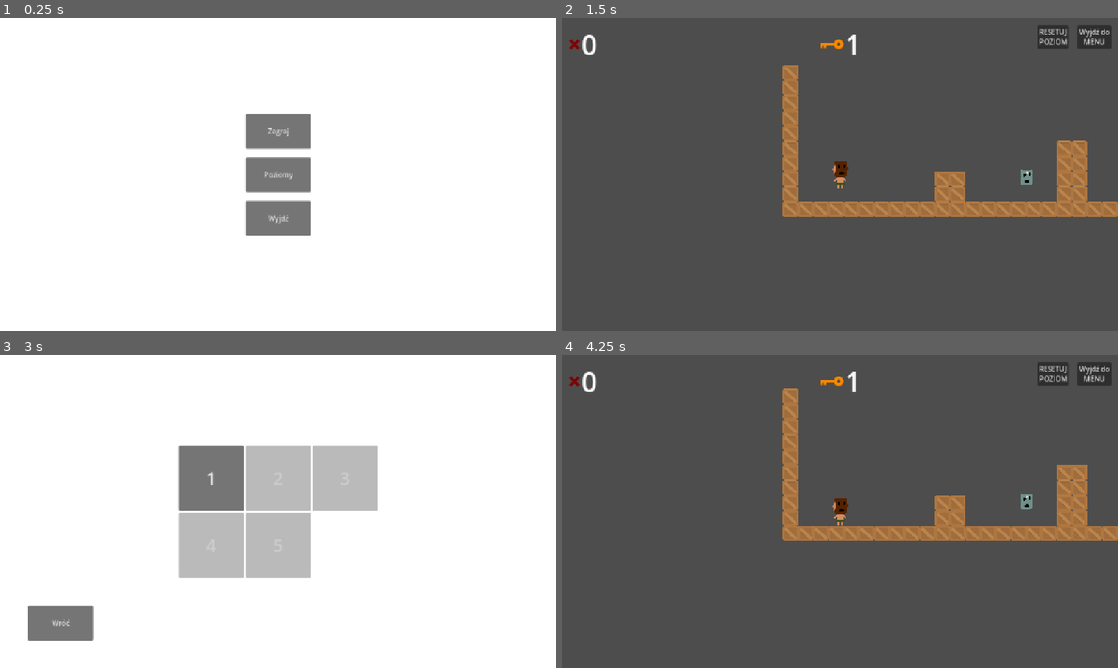
Above: before the commit, frames 1-4 (two rows, left to right).
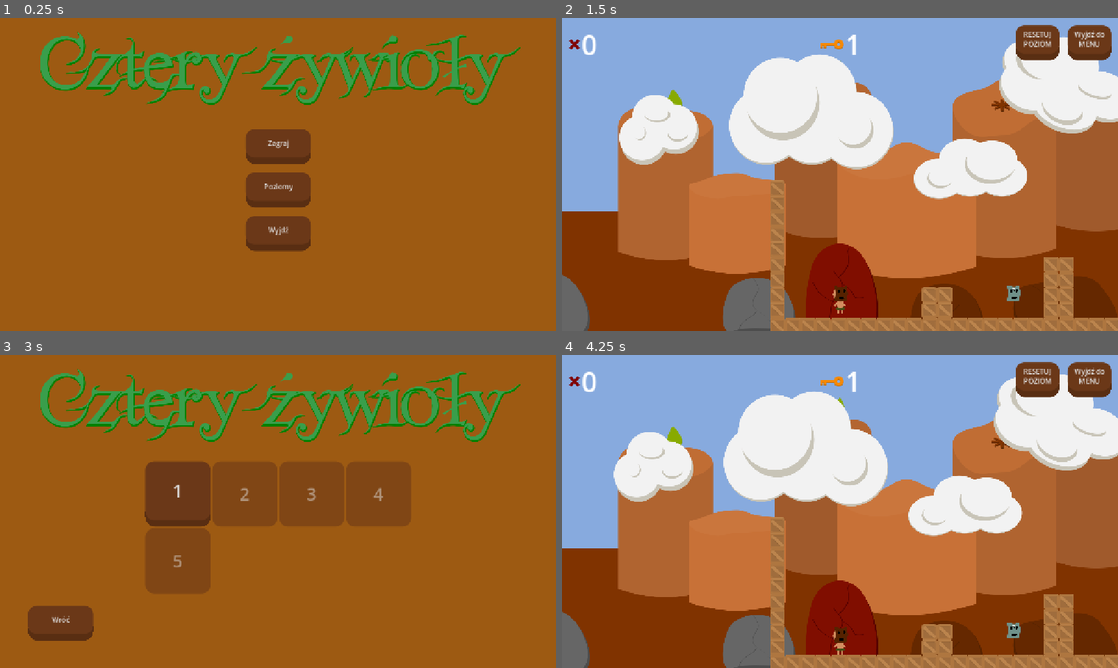
Above: after the commit, the same moments.

Repository: Nabiz/FourElements
Game: Godot game, scene res://Scenes/GUI/MainMenu.tscn
The game is run twice, just before and just after one commit, with the same random seed, the same clock (stepped at 60 frames per second) and the same inputs. The engine's default icon, where the game draws it, is replaced by a stand-in: a white triangle on a blue panel in a dark square.
Inputs:
- Up to frame 1 (0.25 s): no input
- Up to frame 2 (1.5 s): click "Zagraj" at 0.5 s; click "To ja zostanę Królem Szamanów…" at 1.25 s
- Up to frame 3 (3 s): click "Wyjdź do MENU" at 2 s; click "Poziomy" at 2.75 s
- Up to frame 4 (4.25 s): click "1" at 3.5 s

The runs differ from the first frame. In frame 1, 100% of the frame differs, in the area x 0-100%, y 0-100%; in frame 2, 98%; in frame 3, 100%; in frame 4, 98%.

Commit message:
add intro, add background

Diff:
--- a/Levels/NewTestLevel.tscn
+++ b/Levels/NewTestLevel.tscn
@@ -12,41 +12,43 @@
 [node name="NewTestLevel" type="Node2D"]
 
 [node name="Player" parent="." instance=ExtResource("1_kq6ib")]
-position = Vector2(-183, 66)
+position = Vector2(133, 635)
 
 [node name="TileMapLayer" type="TileMapLayer" parent="."]
+position = Vector2(286, 549)
 scale = Vector2(0.5, 0.5)
 tile_map_data = PackedByteArray("AAD3/wAAAQAAAAAAAAD3/wEAAQAAAAAAAAD3/wIAAQAAAAAAAAD3/wMAAQAAAAAAAAD3/wQAAQAAAAAAAAD4/w …(1440 unchanged characters)…
 tile_set = ExtResource("2_y27ds")
 
 [node name="WaterPath" parent="." instance=ExtResource("3_vvmau")]
-position = Vector2(1050, 170)
+position = Vector2(1336, 719)
 scale = Vector2(0.925, 1)
 
 [node name="WaterPath2" parent="." instance=ExtResource("3_vvmau")]
-position = Vector2(1574, 170)
+position = Vector2(1860, 719)
 scale = Vector2(0.925, 1)
 
 [node name="Masks" type="Node2D" parent="."]
+position = Vector2(286, 549)
 
-[node name="MaskPickup" parent="." instance=ExtResource("4_ubmvv")]
+[node name="MaskPickup" parent="Masks" instance=ExtResource("4_ubmvv")]
 position = Vector2(246, 84)
 element = 4
 
-[node name="MaskPickup2" parent="." instance=ExtResource("4_ubmvv")]
+[node name="MaskPickup2" parent="Masks" instance=ExtResource("4_ubmvv")]
 position = Vector2(592, 84)
 element = 3
 
-[node name="MaskPickup3" parent="." instance=ExtResource("4_ubmvv")]
+[node name="MaskPickup3" parent="Masks" instance=ExtResource("4_ubmvv")]
 position = Vector2(845, 84)
 element = 2
 
-[node name="MaskPickup4" parent="." instance=ExtResource("4_ubmvv")]
+[node name="MaskPickup4" parent="Masks" instance=ExtResource("4_ubmvv")]
 position = Vector2(1392, 104)
 element = 4
 
 [node name="FinishArea" parent="." node_paths=PackedStringArray("end_level_popup") instance=ExtResource("5_vvmau")]
-position = Vector2(1856, 75)
+position = Vector2(2145, 651)
 end_level_popup = NodePath("../EndLevelPopup")
 
 [node name="EndLevelPopup" parent="." instance=ExtResource("6_ubmvv")]
@@ -56,4 +58,4 @@
 finish_area = NodePath("../FinishArea")
 
 [node name="Key" parent="." instance=ExtResource("8_8d1as")]
-position = Vector2(2059, 66)
+position = Vector2(2347, 662)
--- a/Levels/TestLevel.tscn
+++ b/Levels/TestLevel.tscn
@@ -16,17 +16,18 @@
 
 [node name="MaskPickup" parent="." instance=ExtResource("2_iqcmb")]
 position = Vector2(691, 435)
+element = 4
 
 [node name="MaskPickup2" parent="." instance=ExtResource("2_iqcmb")]
 position = Vector2(332, 602)
-element = 2
+element = 4
 
 [node name="MaskPickup3" parent="." instance=ExtResource("2_iqcmb")]
 position = Vector2(184, 589)
 
 [node name="MaskPickup6" parent="." instance=ExtResource("2_iqcmb")]
 position = Vector2(1070, 584)
-element = 2
+element = 4
 
 [node name="MaskPickup4" parent="." instance=ExtResource("2_iqcmb")]
 position = Vector2(922, 480)
@@ -50,7 +51,7 @@
 scale = Vector2(1.2, 1)
 
 [node name="FinishArea" parent="." node_paths=PackedStringArray("end_level_popup") instance=ExtResource("5_voj1p")]
-position = Vector2(907, 577)
+position = Vector2(1082, 193)
 end_level_popup = NodePath("../EndLevelPopup")
 
 [node name="EndLevelPopup" parent="." instance=ExtResource("6_voj1p")]
--- /dev/null
+++ b/Resources/theme.tres
@@ -0,0 +1,43 @@
+[gd_resource type="Theme" load_steps=7 format=3 uid="uid://b5cjnydq4hbi5"]
+
+[sub_resource type="StyleBoxFlat" id="StyleBoxFlat_ho8mu"]
+bg_color = Color(0.419608, 0.219608, 0.0941176, 0.588235)
+border_color = Color(0.34902, 0.180392, 0.0705882, 0.588235)
+corner_radius_top_left = 20
+corner_radius_top_right = 20
+corner_radius_bottom_right = 20
+corner_radius_bottom_left = 20
+
+[sub_resource type="StyleBoxFlat" id="StyleBoxFlat_1vh5h"]
+bg_color = Color(0.419608, 0.219608, 0.0941176, 1)
+border_width_bottom = 15
+border_color = Color(0.349567, 0.178797, 0.0715238, 1)
+corner_radius_top_left = 20
+corner_radius_top_right = 20
+corner_radius_bottom_right = 20
+corner_radius_bottom_left = 20
+
+[sub_resource type="StyleBoxFlat" id="StyleBoxFlat_luv3h"]
+bg_color = Color(0.419608, 0.219608, 0.0941176, 1)
+border_width_top = 15
+border_color = Color(0.34902, 0.180392, 0.0705882, 0)
+corner_radius_top_left = 20
+corner_radius_top_right = 20
+corner_radius_bottom_right = 20
+corner_radius_bottom_left = 20
+
+[sub_resource type="Gradient" id="Gradient_1vh5h"]
+colors = PackedColorArray(0.615686, 0.352941, 0.0705882, 1, 0.615686, 0.352941, 0.0705882, 1)
+
+[sub_resource type="GradientTexture1D" id="GradientTexture1D_ho8mu"]
+gradient = SubResource("Gradient_1vh5h")
+
+[sub_resource type="StyleBoxTexture" id="StyleBoxTexture_luv3h"]
+texture = SubResource("GradientTexture1D_ho8mu")
+
+[resource]
+Button/styles/disabled = SubResource("StyleBoxFlat_ho8mu")
+Button/styles/hover = SubResource("StyleBoxFlat_1vh5h")
+Button/styles/normal = SubResource("StyleBoxFlat_1vh5h")
+Button/styles/pressed = SubResource("StyleBoxFlat_luv3h")
+Panel/styles/panel = SubResource("StyleBoxTexture_luv3h")
--- /dev/null
+++ b/Scenes/Autoloads/SoundManagerAutoload.tscn
@@ -0,0 +1,37 @@
+[gd_scene load_steps=10 format=3 uid="uid://ctrkbuppq7nbs"]
+
+[ext_resource type="Script" uid="uid://bjbcjhbx4ktqw" path="res://Scripts/Managers/SoundManager.gd" id="1_o3t63"]
+[ext_resource type="AudioStream" uid="uid://jk2eres5osan" path="res://Assets/SFX/fire.ogg" id="2_11ih6"]
+[ext_resource type="AudioStream" uid="uid://cwrfxcm3qy0gs" path="res://Assets/SFX/water.wav" id="3_gnq2m"]
+[ext_resource type="AudioStream" uid="uid://tt86win0mkfr" path="res://Assets/SFX/earth.ogg" id="4_rkghj"]
+[ext_resource type="AudioStream" uid="uid://cn10lsltil7wj" path="res://Assets/SFX/air.wav" id="5_wxvyw"]
+[ext_resource type="AudioStream" uid="uid://do6qc0t5xy5y2" path="res://Assets/Soundtrack/tad_-_unexplored_-_expanded_1_by_bo_jingles.mp3" id="6_rkghj"]
+[ext_resource type="AudioStream" uid="uid://cmg7bff48gtt2" path="res://Assets/Soundtrack/a_newcomer_full.wav" id="7_wxvyw"]
+[ext_resource type="AudioStream" uid="uid://y3ampefo8alo" path="res://Assets/SFX/intro.mp3" id="8_ip3dx"]
+[ext_resource type="AudioStream" uid="uid://ckcowsv5he3tf" path="res://Assets/SFX/outro.mp3" id="9_jy21v"]
+
+[node name="SoundManagerAutoload" type="Node" node_paths=PackedStringArray("sfx_audio1", "sfx_audio2", "sfx_audio3", "music_audio")]
+process_mode = 3
+script = ExtResource("1_o3t63")
+sfx_audio1 = NodePath("SFXAudio")
+sfx_audio2 = NodePath("SFXAudio2")
+sfx_audio3 = NodePath("SFXAudio3")
+music_audio = NodePath("MusicPlayer")
+fire_sound = ExtResource("2_11ih6")
+water_sound = ExtResource("3_gnq2m")
+earth_sound = ExtResource("4_rkghj")
+air_sound = ExtResource("5_wxvyw")
+menu_music = ExtResource("6_rkghj")
+level_music = ExtResource("7_wxvyw")
+intro_sound = ExtResource("8_ip3dx")
+outro_sound = ExtResource("9_jy21v")
+
+[node name="SFXAudio" type="AudioStreamPlayer" parent="."]
+
+[node name="SFXAudio2" type="AudioStreamPlayer" parent="."]
+
+[node name="SFXAudio3" type="AudioStreamPlayer" parent="."]
+volume_db = 5.0
+
+[node name="MusicPlayer" type="AudioStreamPlayer" parent="."]
+volume_db = -20.0
--- a/Scenes/GUI/EndLevelPopup.tscn
+++ b/Scenes/GUI/EndLevelPopup.tscn
@@ -38,9 +38,13 @@
 
 [node name="Label" type="Label" parent="Panel/VBoxContainer"]
 layout_mode = 2
+theme_override_font_sizes/font_size = 32
 text = "Brawo Szamanie!"
+horizontal_alignment = 1
+vertical_alignment = 1
 
 [node name="Button" type="Button" parent="Panel/VBoxContainer"]
+custom_minimum_size = Vector2(200, 50)
 layout_mode = 2
 text = "Następny poziom"
 
--- a/Scenes/GUI/GUI.tscn
+++ b/Scenes/GUI/GUI.tscn
@@ -6,9 +6,13 @@
 [ext_resource type="Texture2D" uid="uid://b6ml2ofd7iwi8" path="res://Assets/Elements/fire.png" id="2_pu3jy"]
 [ext_resource type="Texture2D" uid="uid://cnu1e2ti2ywos" path="res://Assets/Elements/water.png" id="3_fexrg"]
 [ext_resource type="Texture2D" uid="uid://hw2jiubd6fbq" path="res://Assets/Elements/earth.png" id="4_wf68y"]
+[ext_resource type="Texture2D" uid="uid://canibehu25q6c" path="res://Assets/Background/farBackground.png" id="7_7fy40"]
 [ext_resource type="Texture2D" uid="uid://bnluu0vc205a0" path="res://Assets/Props/key.png" id="7_wf68y"]
+[ext_resource type="Texture2D" uid="uid://ohk43tmr6l5i" path="res://Assets/Background/cloudMidBackground.png" id="8_e1ed1"]
+[ext_resource type="Texture2D" uid="uid://bwvy31kw8ydjq" path="res://Assets/Background/closeBackground.png" id="9_234st"]
 
 [node name="GUI" type="CanvasLayer" node_paths=PackedStringArray("element_texture_rect", "ammo_label", "key_label")]
+process_mode = 3
 script = ExtResource("1_17j7b")
 element_texture_rect = NodePath("MarginContainer/HBoxContainer/TextureRect")
 ammo_label = NodePath("MarginContainer/HBoxContainer/Label")
@@ -18,6 +22,35 @@
 water_texture = ExtResource("3_fexrg")
 earth_texture = ExtResource("4_wf68y")
 air_texture = ExtResource("1_linlh")
+
+[node name="ParallaxBackground" type="ParallaxBackground" parent="."]
+
+[node name="ParallaxLayer" type="ParallaxLayer" parent="ParallaxBackground"]
+motion_scale = Vector2(0, 0)
+
+[node name="Far" type="Sprite2D" parent="ParallaxBackground/ParallaxLayer"]
+scale = Vector2(0.667, 0.667)
+texture = ExtResource("7_7fy40")
+centered = false
+
+[node name="CloudLayer" type="ParallaxLayer" parent="ParallaxBackground"]
+unique_name_in_owner = true
+motion_scale = Vector2(0.2, 0.2)
+motion_mirroring = Vector2(2560, 0)
+
+[node name="Far" type="Sprite2D" parent="ParallaxBackground/CloudLayer"]
+scale = Vector2(0.667, 0.667)
+texture = ExtResource("8_e1ed1")
+centered = false
+
+[node name="RocksLayer" type="ParallaxLayer" parent="ParallaxBackground"]
+motion_scale = Vector2(0.7, 0.7)
+motion_mirroring = Vector2(3840, 0)
+
+[node name="Rocks" type="Sprite2D" parent="ParallaxBackground/RocksLayer"]
+scale = Vector2(0.667, 0.667)
+texture = ExtResource("9_234st")
+centered = false
 
 [node name="MarginContainer" type="MarginContainer" parent="."]
 offset_right = 40.0
@@ -53,12 +86,14 @@
 theme_override_constants/separation = 20
 
 [node name="ResetButton" type="Button" parent="MarginContainer2/HBoxContainer"]
+custom_minimum_size = Vector2(100, 80)
 layout_mode = 2
 size_flags_horizontal = 8
 text = "RESETUJ
 POZIOM"
 
 [node name="MenuButton" type="Button" parent="MarginContainer2/HBoxContainer"]
+custom_minimum_size = Vector2(100, 80)
 layout_mode = 2
 size_flags_horizontal = 8
 text = "Wyjdź do
--- a/Scenes/GUI/Intro.tscn
+++ b/Scenes/GUI/Intro.tscn
@@ -1,8 +1,127 @@
-[gd_scene load_steps=2 format=3 uid="uid://c074qn4q1gars"]
+[gd_scene load_steps=10 format=3 uid="uid://c074qn4q1gars"]
 
 [ext_resource type="Script" uid="uid://b7bwttejo6ga1" path="res://Scripts/GUI/Intro.gd" id="1_w7sfs"]
-
-[node name="Intro" type="Control"]
+[ext_resource type="Texture2D" uid="uid://b6ml2ofd7iwi8" path="res://Assets/Elements/fire.png" id="2_ug5lx"]
+[ext_resource type="Texture2D" uid="uid://cnu1e2ti2ywos" path="res://Assets/Elements/water.png" id="3_xkxkw"]
+[ext_resource type="Texture2D" uid="uid://hw2jiubd6fbq" path="res://Assets/Elements/earth.png" id="4_an2ni"]
+[ext_resource type="Texture2D" uid="uid://bh5g48w1u1mdy" path="res://Assets/Elements/air.png" id="5_p87ff"]
+[ext_resource type="Theme" uid="uid://b5cjnydq4hbi5" path="res://Resources/theme.tres" id="6_an2ni"]
+
+[sub_resource type="Animation" id="Animation_xkxkw"]
+length = 0.001
+tracks/0/type = "value"
+tracks/0/imported = false
+tracks/0/enabled = true
+tracks/0/path = NodePath("ElementContainer:modulate")
+tracks/0/interp = 1
+tracks/0/loop_wrap = true
+tracks/0/keys = {
+"times": PackedFloat32Array(0),
+"transitions": PackedFloat32Array(1),
+"update": 0,
+"values": [Color(1, 1, 1, 1)]
+}
+tracks/1/type = "value"
+tracks/1/imported = false
+tracks/1/enabled = true
+tracks/1/path = NodePath(".:show_element_index")
+tracks/1/interp = 1
+tracks/1/loop_wrap = true
+tracks/1/keys = {
+"times": PackedFloat32Array(0),
+"transitions": PackedFloat32Array(1),
+"update": 1,
+"values": [0]
+}
+tracks/2/type = "value"
+tracks/2/imported = false
+tracks/2/enabled = true
+tracks/2/path = NodePath("ElementContainer:visible")
+tracks/2/interp = 1
+tracks/2/loop_wrap = true
+tracks/2/keys = {
+"times": PackedFloat32Array(0),
+"transitions": PackedFloat32Array(1),
+"update": 1,
+"values": [false]
+}
+
+[sub_resource type="Animation" id="Animation_w7sfs"]
+resource_name = "intro"
+length = 32.0
+tracks/0/type = "method"
+tracks/0/imported = false
+tracks/0/enabled = true
+tracks/0/path = NodePath(".")
+tracks/0/interp = 1
+tracks/0/loop_wrap = true
+tracks/0/keys = {
+"times": PackedFloat32Array(0, 0.533333, 2.43333, 4.43333, 6.76667, 10.0333),
+"transitions": PackedFloat32Array(1, 1, 1, 1, 1, 1),
+"values": [{
+"args": [],
+"method": &"play_intro_sound"
+}, {
+"args": [],
+"method": &"present_element"
+}, {
+"args": [],
+"method": &"present_element"
+}, {
+"args": [],
+"method": &"present_element"
+}, {
+"args": [],
+"method": &"present_element"
+}, {
+"args": [],
+"method": &"play_typewriter_intro"
+}]
+}
+tracks/1/type = "value"
+tracks/1/imported = false
+tracks/1/enabled = true
+tracks/1/path = NodePath("ElementContainer:modulate")
+tracks/1/interp = 1
+tracks/1/loop_wrap = true
+tracks/1/keys = {
+"times": PackedFloat32Array(0, 0.566667, 0.766667, 1.8, 2, 2.73333, 2.93333, 3.76667, 4, 4.66667, 4.86667, 6.1, 6.33333, 7.13333, 7.33333, 8.76667, 9, 10),
+"transitions": PackedFloat32Array(1, 1, 1, 1, 1, 1, 1, 1, 1, 1, 1, 1, 1, 1, 1, 1, 1, 1),
+"update": 0,
+"values": [Color(1, 1, 1, 0), Color(1, 1, 1, 0.0217391), Color(1, 1, 1, 1), Color(1, 1, 1, 1), Color(1, 1, 1, 0.00120771), Color(1, 1, 1, 0.00120771), Color(1, 1, 1, 1), Color(1, 1, 1, 1), Color(1, 1, 1, 0.00120771), Color(1, 1, 1, 0.00120771), Color(1, 1, 1, 1), Color(1, 1, 1, 1), Color(1, 1, 1, 0.00120771), Color(1, 1, 1, 0.00120771), Color(1, 1, 1, 1), Color(1, 1, 1, 1), Color(1, 1, 1, 0.00120771), Color(1, 1, 1, 0.00120771)]
+}
+tracks/2/type = "value"
+tracks/2/imported = false
+tracks/2/enabled = true
+tracks/2/path = NodePath(".:show_element_index")
+tracks/2/interp = 1
+tracks/2/loop_wrap = true
+tracks/2/keys = {
+"times": PackedFloat32Array(0, 2.26667, 4.3, 6.66667),
+"transitions": PackedFloat32Array(1, 1, 1, 1),
+"update": 1,
+"values": [0, 1, 2, 3]
+}
+tracks/3/type = "value"
+tracks/3/imported = false
+tracks/3/enabled = true
+tracks/3/path = NodePath("ElementContainer:visible")
+tracks/3/interp = 1
+tracks/3/loop_wrap = true
+tracks/3/keys = {
+"times": PackedFloat32Array(0.4),
+"transitions": PackedFloat32Array(1),
+"update": 1,
+"values": [true]
+}
+
+[sub_resource type="AnimationLibrary" id="AnimationLibrary_ug5lx"]
+_data = {
+&"RESET": SubResource("Animation_xkxkw"),
+&"intro": SubResource("Animation_w7sfs")
+}
+
+[node name="Intro" type="Control" node_paths=PackedStringArray("animation", "textureRect", "element_label")]
 layout_mode = 3
 anchors_preset = 15
 anchor_right = 1.0
@@ -10,6 +129,20 @@
 grow_horizontal = 2
 grow_vertical = 2
 script = ExtResource("1_w7sfs")
+animation = NodePath("AnimationPlayer")
+textureRect = NodePath("ElementContainer/TextureRect")
+element_label = NodePath("ElementContainer/Label")
+elements = Array[Texture]([ExtResource("2_ug5lx"), ExtResource("3_xkxkw"), ExtResource("4_an2ni"), ExtResource("5_p87ff")])
+full_text = "Ogień, Woda, Ziemia, Powietrze!
+Tylko ten, kto opanuje moc masek,
+zostanie mistrzem czterech żywiołów
+i zyska miano KRÓLA SZAMANÓW!!!"
+
+[node name="ColorRect" type="ColorRect" parent="."]
+custom_minimum_size = Vector2(1280, 720)
+offset_right = 1280.0
+offset_bottom = 720.0
+color = Color(0.615582, 0.354781, 0.0703993, 1)
 
 [node name="MarginContainer" type="MarginContainer" parent="."]
 layout_mode = 1
@@ -26,7 +159,62 @@
 theme_override_constants/margin_bottom = 25
 
 [node name="PlayButton" type="Button" parent="MarginContainer"]
+custom_minimum_size = Vector2(300, 100)
 layout_mode = 2
-text = "To ja zostanę Królem Szamanów!!!"
+theme = ExtResource("6_an2ni")
+theme_override_font_sizes/font_size = 24
+text = "To ja zostanę
+Królem Szamanów!!!"
+
+[node name="AnimationPlayer" type="AnimationPlayer" parent="."]
+libraries = {
+&"": SubResource("AnimationLibrary_ug5lx")
+}
+
+[node name="ElementContainer" type="VBoxContainer" parent="."]
+unique_name_in_owner = true
+visible = false
+layout_mode = 1
+anchors_preset = 8
+anchor_left = 0.5
+anchor_top = 0.5
+anchor_right = 0.5
+anchor_bottom = 0.5
+offset_left = -20.0
+offset_top = -20.0
+offset_right = 20.0
+offset_bottom = 20.0
+grow_horizontal = 2
+grow_vertical = 2
+
+[node name="TextureRect" type="TextureRect" parent="ElementContainer"]
+layout_mode = 2
+texture = ExtResource("2_ug5lx")
+expand_mode = 4
+stretch_mode = 5
+
+[node name="Label" type="Label" parent="ElementContainer"]
+layout_mode = 2
+theme_override_colors/font_color = Color(1, 0, 0, 1)
+theme_override_font_sizes/font_size = 72
+text = "OGIEŃ!"
+
+[node name="IntroLabel" type="Label" parent="."]
+unique_name_in_owner = true
+layout_mode = 1
+anchors_preset = 8
+anchor_left = 0.5
+anchor_top = 0.5
+anchor_right = 0.5
+anchor_bottom = 0.5
+offset_left = -20.0
+offset_top = -11.5
+offset_right = 20.0
+offset_bottom = 11.5
+grow_horizontal = 2
+grow_vertical = 2
+theme_override_font_sizes/font_size = 64
+horizontal_alignment = 1
+vertical_alignment = 1
 
 [connection signal="pressed" from="MarginContainer/PlayButton" to="." method="_on_play_button_pressed"]
--- a/Scenes/GUI/MainMenu.tscn
+++ b/Scenes/GUI/MainMenu.tscn
@@ -1,6 +1,7 @@
-[gd_scene load_steps=2 format=3 uid="uid://dmfbkxe52mhcn"]
+[gd_scene load_steps=3 format=3 uid="uid://dmfbkxe52mhcn"]
 
 [ext_resource type="Script" uid="uid://bv7kh2ofiih3t" path="res://Scripts/GUI/MainMenu.gd" id="1_ocgay"]
+[ext_resource type="Texture2D" uid="uid://d4f62p6edq0ld" path="res://Assets/title.png" id="2_6d82g"]
 
 [node name="MainMenu" type="Control" node_paths=PackedStringArray("main_container", "level_select_container", "back_button")]
 layout_mode = 3
@@ -21,14 +22,28 @@
 layout_mode = 0
 offset_right = 40.0
 offset_bottom = 40.0
+color = Color(0.615582, 0.354781, 0.0703993, 1)
+
+[node name="TextureRect" type="TextureRect" parent="."]
+layout_mode = 1
+anchors_preset = 5
+anchor_left = 0.5
+anchor_right = 0.5
+offset_left = -549.5
+offset_top = 30.0
+offset_right = 557.5
+offset_bottom = 199.0
+grow_horizontal = 2
+texture = ExtResource("2_6d82g")
+expand_mode = 1
 
 [node name="VBoxContainer" type="VBoxContainer" parent="."]
 layout_mode = 1
-anchors_preset = 8
-anchor_left = 0.5
-anchor_top = 0.5
-anchor_right = 0.5
-anchor_bottom = 0.5
+anchors_preset = -1
+anchor_left = 0.444531
+anchor_top = 0.368056
+anchor_right = 0.555469
+anchor_bottom = 0.729167
 offset_left = -4.0
 offset_top = -10.0
 offset_right = 4.0
@@ -36,6 +51,7 @@
 grow_horizontal = 2
 grow_vertical = 2
 theme_override_constants/separation = 20
+metadata/_edit_use_anchors_ = true
 
 [node name="PlayButton" type="Button" parent="VBoxContainer"]
 custom_minimum_size = Vector2(150, 80)
@@ -55,18 +71,19 @@
 [node name="LevelSelectContainer" type="GridContainer" parent="."]
 visible = false
 layout_mode = 1
-anchors_preset = 8
+anchors_preset = -1
 anchor_left = 0.5
-anchor_top = 0.5
+anchor_top = 0.55
 anchor_right = 0.5
-anchor_bottom = 0.5
+anchor_bottom = 0.55
 offset_left = -20.0
 offset_top = -20.0
 offset_right = 20.0
 offset_bottom = 20.0
 grow_horizontal = 2
 grow_vertical = 2
-columns = 3
+columns = 4
+metadata/_edit_use_anchors_ = true
 
 [node name="MarginContainer" type="MarginContainer" parent="."]
 layout_mode = 1
--- a/Scripts/GUI/GUI.gd
+++ b/Scripts/GUI/GUI.gd
@@ -16,6 +16,9 @@
 static var instance: GUI
 func _enter_tree() -> void:
 	instance = self
+
+func _process(delta: float) -> void:
+	%CloudLayer.motion_offset.x -= 25 * delta
 
 func change_element(element: MaskManager.Element) -> void:
 	match element:
@@ -40,4 +43,5 @@
 	LevelManagerAutoload.restart_level()
 
 func _on_menu_button_pressed() -> void:
+	get_tree().paused = false
 	LevelManagerAutoload.load_menu()
--- a/Scripts/GUI/Intro.gd
+++ b/Scripts/GUI/Intro.gd
@@ -1,4 +1,41 @@
 extends Control
+
+@export var animation: AnimationPlayer
+
+@export var textureRect: TextureRect
+@export var element_label: Label
+
+@export var show_element_index = 0
+@export var elements: Array[Texture]
+@onready var elements_texts: Array[String] = ["Ogień!", "Woda!", "Ziemia", "Powietrze"]
+@onready var colors: Array[Color] = [Color.DARK_RED, Color.ROYAL_BLUE, Color.SADDLE_BROWN, Color.SKY_BLUE]
+
+@export_multiline var full_text: String
+
+func _ready() -> void:
+	play_intro()
 
 func _on_play_button_pressed() -> void:
 	LevelManagerAutoload.change_level(0)
+	SoundManagerAutoload.sfx_audio3.stop()
+
+func play_intro():
+	animation.play("intro")
+
+func play_intro_sound():
+	SoundManagerAutoload.play_intro()
+
+func present_element():
+	textureRect.texture = elements[show_element_index]
+	element_label.add_theme_color_override("font_color", colors[show_element_index])
+	element_label.text = elements_texts[show_element_index]
+
+func play_typewriter_intro():
+	var label = %IntroLabel
+	label.text = full_text
+	label.visible_ratio = 0.0
+
+	var tween = create_tween()
+	tween.tween_property(label, "visible_ratio", 1.0, 10.0).set_trans(Tween.TRANS_LINEAR).from(0.24)
+
+	await tween.finished
--- a/Scripts/GUI/MainMenu.gd
+++ b/Scripts/GUI/MainMenu.gd
@@ -7,6 +7,7 @@
 
 func _ready() -> void:
 	update_unlocked_levels()
+	SoundManagerAutoload.play_music(SoundManagerAutoload.menu_music)
 
 func update_unlocked_levels():
 	var level_buttons = level_select_container.get_children()
--- a/Scripts/Managers/LevelManager.gd
+++ b/Scripts/Managers/LevelManager.gd
@@ -19,6 +19,7 @@
 	current_level_index = level_index
 	current_level = level_scenes[current_level_index]
 	get_tree().change_scene_to_packed(current_level)
+	SoundManagerAutoload.play_music(SoundManagerAutoload.level_music)
 
 func restart_level():
 	change_level(current_level_index)
--- /dev/null
+++ b/Scripts/Managers/SoundManager.gd
@@ -0,0 +1,35 @@
+class_name SoundManager
+extends Node
+
+@export var sfx_audio1: AudioStreamPlayer
+@export var sfx_audio2: AudioStreamPlayer
+@export var sfx_audio3: AudioStreamPlayer
+
+@export var music_audio: AudioStreamPlayer
+
+@export_subgroup("Sounds")
+@export var fire_sound: AudioStream
+@export var water_sound: AudioStream
+@export var earth_sound: AudioStream
+@export var air_sound: AudioStream
+
+@export_subgroup("Music")
+@export var menu_music: AudioStream
+@export var level_music: AudioStream
+
+@export_subgroup("Narative")
+@export var intro_sound: AudioStream
+@export var outro_sound: AudioStream
+
+func play_sound(sound: AudioStream):
+	pass
+
+func play_music(music):
+	music_audio.stop()
+	music_audio.stream = music
+	music_audio.play()
+
+func play_intro():
+	sfx_audio3.stop()
+	sfx_audio3.stream = intro_sound
+	sfx_audio3.play()
--- a/project.godot
+++ b/project.godot
@@ -20,6 +20,7 @@
 MaskManagerAutoload="*res://Scenes/Autoloads/MaskManagerAutoload.tscn"
 WaterPathManagerAutoload="*res://Scenes/Autoloads/WaterPathManagerAutoload.tscn"
 LevelManagerAutoload="*res://Scenes/Autoloads/LevelManagerAutoload.tscn"
+SoundManagerAutoload="*res://Scenes/Autoloads/SoundManagerAutoload.tscn"
 
 [display]
 
@@ -37,6 +38,10 @@
 "res://Scripts/": "blue"
 }
 
+[gui]
+
+theme/custom="uid://b5cjnydq4hbi5"
+
 [input]
 
 ui_fire={
Binary file added: Assets/Background/closeBackground.png
Not shown, added: Assets/Background/closeBackground.png.import
Binary file added: Assets/Background/cloudMidBackground.png
Not shown, added: Assets/Background/cloudMidBackground.png.import
Binary file added: Assets/Background/farBackground.png
Not shown, added: Assets/Background/farBackground.png.import
Not shown, added: Assets/SFX/intro.mp3.import
Not shown, added: Assets/SFX/outro.mp3.import
Not shown, added: Assets/Soundtrack/a_newcomer_full.wav.import
Not shown, added: Assets/Soundtrack/tad_-_unexplored_-_expanded_1_by_bo_jingles.mp3.import
Binary file added: Assets/title.png
Not shown, added: Assets/title.png.import
(and 6 more such lines)
